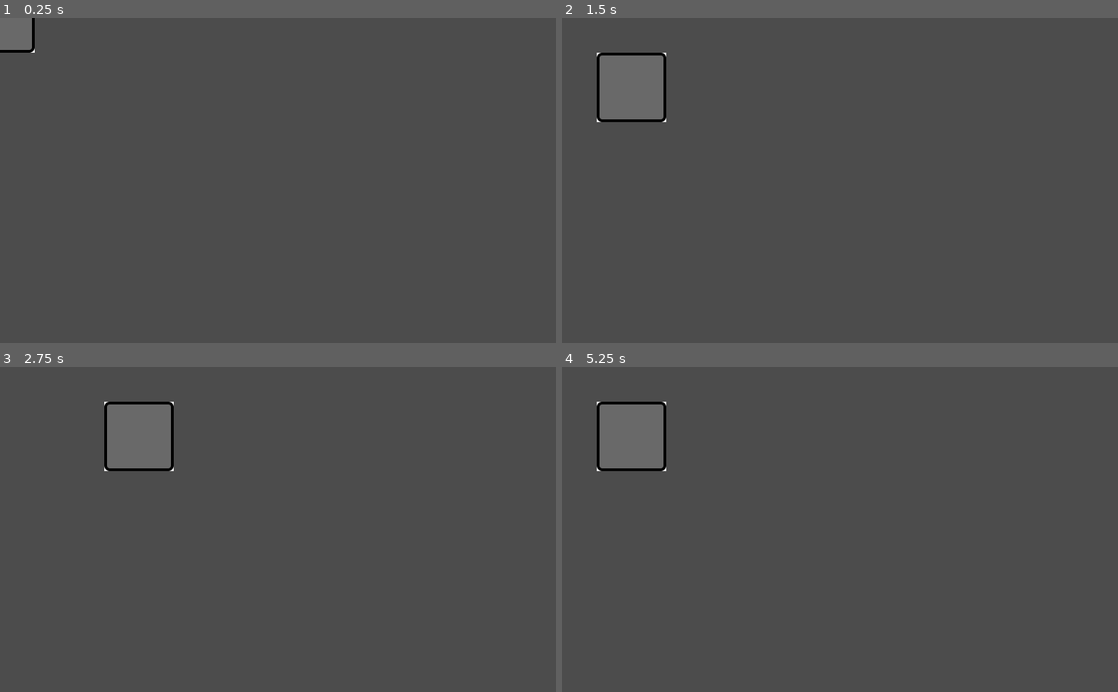
Above: before the commit, frames 1-4 (two rows, left to right).
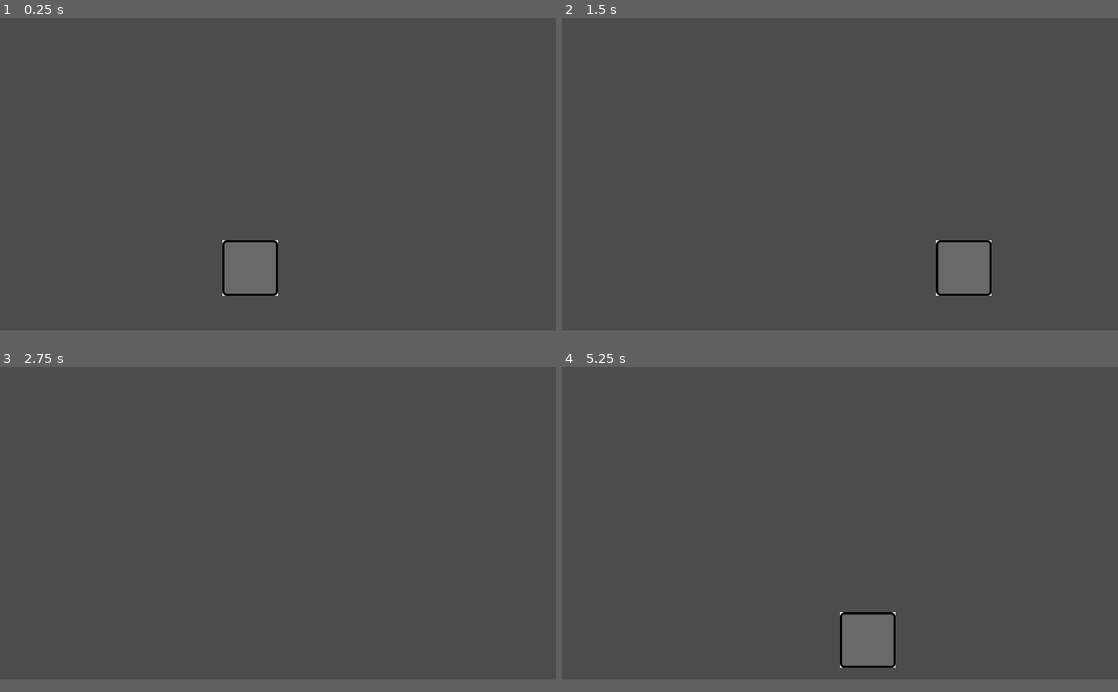
Above: after the commit, the same moments.

Repository: jbmaigrot/brackeys_2020_1
Game: Godot game, scene res://scenes/MainScene.tscn
Two runs of this game, one before a commit and one after it. Both use one fixed random seed, a clock stepped at 60 frames per second and the inputs below.
Inputs:
- Up to frame 1 (0.25 s): no input
- Up to frame 2 (1.5 s): tap Enter at 0.5 s; hold Right (move_right) 0.53-1.28 s; hold Down (move_down) from 1.28 s (still down)
- Up to frame 3 (2.75 s): release Down (move_down) at 2.03 s; hold Right (move_right) from 2.03 s (still down)
- Up to frame 4 (5.25 s): tap Space at 2.75 s; release Right (move_right) at 2.78 s; hold Up (move_up) 2.78-3.53 s; hold Left (move_left) 3.53-5.03 s; hold Down (move_down) from 5.03 s (still down)
In our replay, the window is 800x468 before the commit and 800x450 after it. These sizes can differ from the game's own. Grey fills any space a smaller window leaves; there, only what the larger window draws over its background counts as a difference.

The runs differ from the first frame. In frame 1, 2.4% of the frame differs, in the area x 0-50%, y 0-86%; in frame 2, 4.4%; in frame 3, 2.7%; in frame 4, 4.4%, in the area x 6-60%, y 10-93%.

Commit message:
Grid based movement

Diff:
--- a/Zookoban/project.godot
+++ b/Zookoban/project.godot
@@ -18,6 +18,11 @@
 config/name="Zookoban"
 run/main_scene="res://scenes/MainScene.tscn"
 config/icon="res://icon.png"
+
+[display]
+
+window/size/width=1280
+window/size/height=720
 
 [input]
 
--- a/Zookoban/scenes/MainScene.tscn
+++ b/Zookoban/scenes/MainScene.tscn
@@ -1,7 +1,14 @@
 [gd_scene load_steps=2 format=2]
 
-[ext_resource path="res://scenes/Player.tscn" type="PackedScene" id=1]
+[ext_resource path="res://scripts/Grid.gd" type="Script" id=2]
 
 [node name="Node" type="Node"]
 
-[node name="Player" parent="." instance=ExtResource( 1 )]
+[node name="Camera2D" type="Camera2D" parent="."]
+position = Vector2( 869.153, 276.015 )
+zoom = Vector2( 2, 2 )
+
+[node name="Grid" type="TileMap" parent="."]
+cell_size = Vector2( 128, 128 )
+format = 1
+script = ExtResource( 2 )
--- /dev/null
+++ b/Zookoban/scripts/Grid.gd
@@ -0,0 +1,55 @@
+extends TileMap
+
+enum {EMPTY, PLAYER, OBSTACLE, COLLECTIBLE}
+
+var tile_size = get_cell_size();
+var half_tile_size = tile_size / 2;
+
+var grid_size = Vector2(16,16)
+var grid = [];
+
+onready var Player = preload("res://scenes/Player.tscn")
+const PLAYER_STARTPOS = Vector2(4,4)
+
+# Called when the node enters the scene tree for the first time.
+func _ready():
+	# Create Grid
+	for x in range(grid_size.x):
+		grid.append([])
+		for y in range(grid_size.y):
+			grid[x].append(EMPTY)
+
+	# Player
+	var new_player = Player.instance()
+	new_player.position = map_to_world(PLAYER_STARTPOS) + half_tile_size
+	#grid[PLAYER_STARTPOS.x][PLAYER_STARTPOS.y] = PLAYER
+	add_child(new_player)
+
+	# Generate Levels (Obstacles now)
+
+
+
+func is_cell_free(pos, direction):
+	# Return true if cell is empty
+	var target_grid_pos = world_to_map(pos) + direction
+
+	# Check if target cell is within the grid
+	if target_grid_pos.x < grid_size.x and target_grid_pos.x >= 0:
+		if target_grid_pos.y < grid_size.y and target_grid_pos.y >= 0:
+			# If within grid return true if target cell is empty
+			return true if grid[target_grid_pos.x][target_grid_pos.y] == EMPTY else false
+	return false
+
+func update_actor_pos(actor, direction):
+	# Move an actor to a new position is the grid array
+	var this_grid_pos = world_to_map(actor)
+	var new_grid_pos = this_grid_pos + direction
+
+	# remove player from current grid location
+	# grid[this_grid_pos.x][this_grid_pos.y] = EMPTY
+
+	# place player on new grid location
+	# grid[new_grid_pos.x][new_grid_pos.y] = type
+
+	var new_world_pos = map_to_world(new_grid_pos) + half_tile_size
+	return new_world_pos
--- a/Zookoban/scripts/Player.gd
+++ b/Zookoban/scripts/Player.gd
@@ -1,45 +1,59 @@
 extends KinematicBody2D
 
 var direction = Vector2();
+var target_direction = Vector2()
+var world_target_pos = Vector2()
+var is_moving = false
+
+
 var velocity = Vector2();
-
-const TOP = Vector2(0, -1);
-const RIGHT = Vector2(1, 0);
-const DOWN = Vector2(0, 1);
-const LEFT = Vector2(-1, 0);
 
 var speed = 0;
 
-const MAXSPEED = 128;
+const MAXSPEED = 400;
 
-
-# Declare member variables here. Examples:
-# var a = 2
-# var b = "text"
-
+var grid
 
 # Called when the node enters the scene tree for the first time.
 func _ready():
-	pass # Replace with function body.
+	grid = get_parent()
+	set_process(true)
 
 
 func _process(delta):
+	direction = Vector2()
+	speed = 0
 
-	var is_moving = Input.is_action_just_pressed("move_up") or Input.is_action_just_pressed("move_right") or Input.is_action_just_pressed("move_down") or Input.is_action_just_pressed("move_left");
+	if Input.is_action_pressed("move_up"):
+		direction.y = -1
+	elif Input.is_action_pressed("move_down"):
+		direction.y = 1
 
-	if is_moving:
+	if Input.is_action_pressed("move_left"):
+		direction.x = -1
+	elif Input.is_action_pressed("move_right"):
+		direction.x = 1
+
+	if not is_moving and direction != Vector2():
+		# if player is not moving and has no direction
+		# then set the target direction
+		target_direction = direction.normalized()
+
+		if grid.is_cell_free(position, direction):
+			world_target_pos = grid.update_actor_pos(position, direction)
+			is_moving = true
+
+	elif is_moving:
 		speed = MAXSPEED
-		if Input.is_action_just_pressed("move_up"):
-			direction = TOP
-		elif Input.is_action_just_pressed("move_right"):
-			direction = RIGHT
-		elif Input.is_action_just_pressed("move_down"):
-			direction = DOWN
-		elif Input.is_action_just_pressed("move_left"):
-			direction = LEFT
-	else:
-		speed = 0;
+		velocity = speed * target_direction * delta
 
-	velocity = speed * direction;
+		var distance_to_target = position.distance_to(world_target_pos)
+		var move_distance = velocity.length()
 
-	move_and_collide(velocity);
+		# Set the last movement distance to the distance to the target
+		# this will make the player stop exaclty on the target
+		if distance_to_target < move_distance:
+			velocity = target_direction * distance_to_target
+			is_moving = false
+
+		move_and_collide(velocity)
